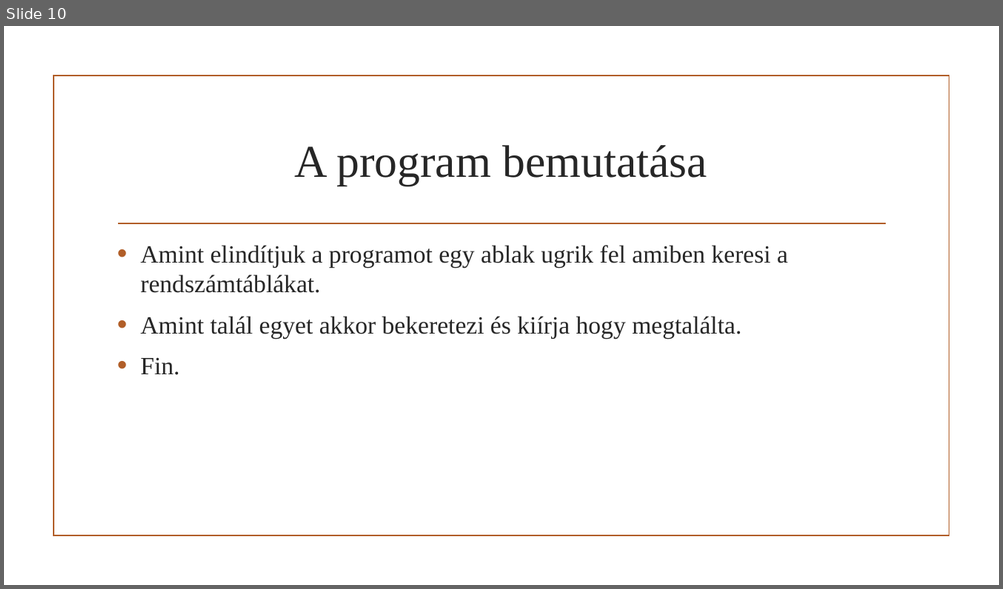
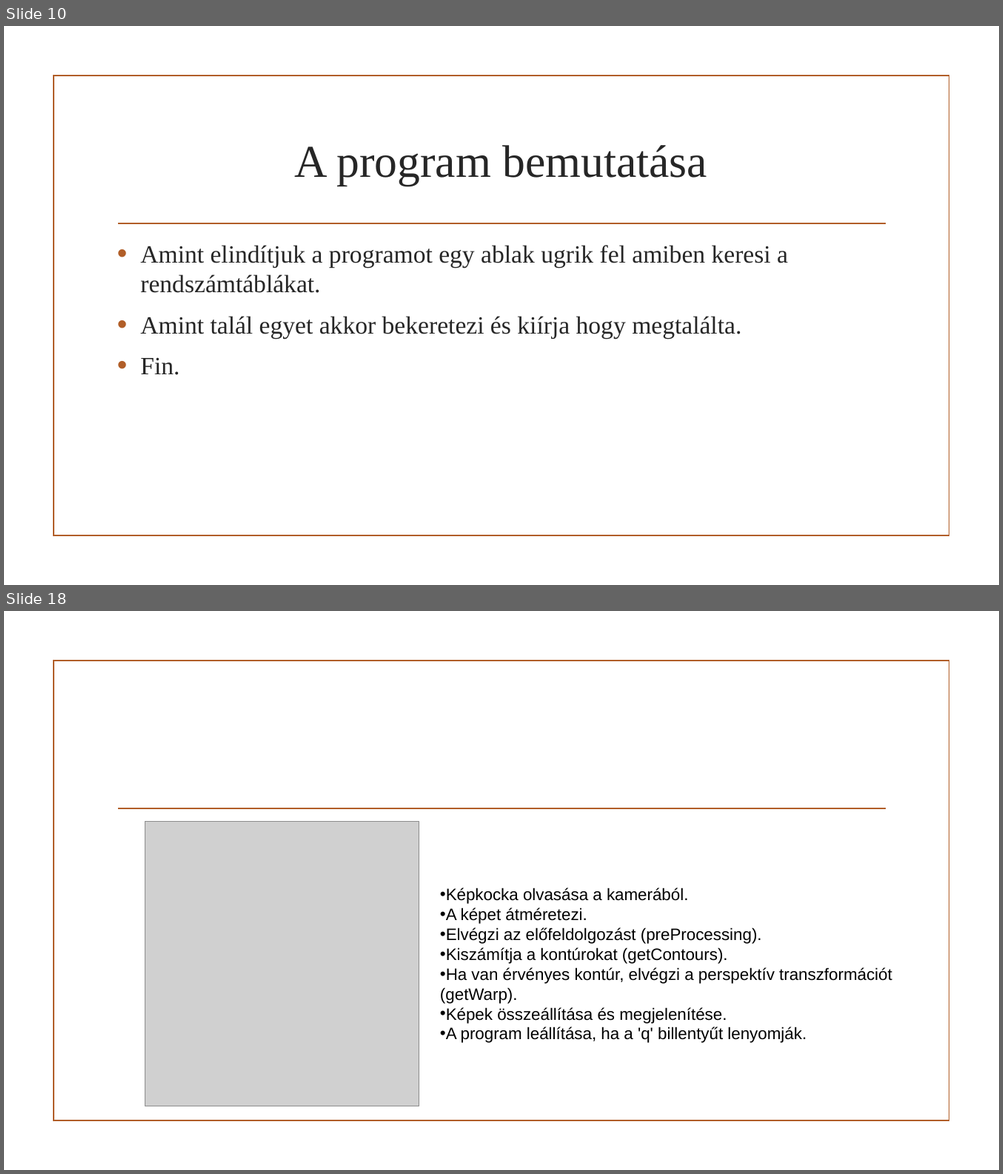
Before and after one commit to MolnarMark-HUN/Project, a slide deck: Projekt prezi.pptx. Shown one above the other, each under a label of ours: slide 10 before the commit, slides 10 and 18 after it; the slides between them are not shown. The pictures are 1003x589 and 1003x1174 pixels, drawn with LibreOffice and Linux fonts; fonts in the diff are those of the drawing; grey boxes stand for pictures; background and template pictures are left out. Boxes give left, top, right and bottom in pixels: in the first picture for what was removed or moved away, otherwise in the second. Text is boxed around its words. In the diff, an @@ line names an element or a change of style, - is before the commit and + after.

```diff
--- a/Projekt prezi.pptx
+++ b/Projekt prezi.pptx
@@ slide 18 added at [4, 611, 999, 1170], background picture (left out); not listed: 2 template elements that a slide beside it also shows @@
@@ picture added at [145, 821, 419, 1106] @@
@@ text added at [440, 888, 892, 1043], 16 pt, text #000000 @@
+• Képkocka olvasása a kamerából.
+• A képet átméretezi.
+• Elvégzi az előfeldolgozást (preProcessing).
+• Kiszámítja a kontúrokat (getContours).
+• Ha van érvényes kontúr, elvégzi a perspektív transzformációt (getWarp).
+• Képek összeállítása és megjelenítése.
+• A program leállítása, ha a 'q' billentyűt lenyomják.
```
Also in this commit, not shown: 7 slides changed, 8 other slides added.
